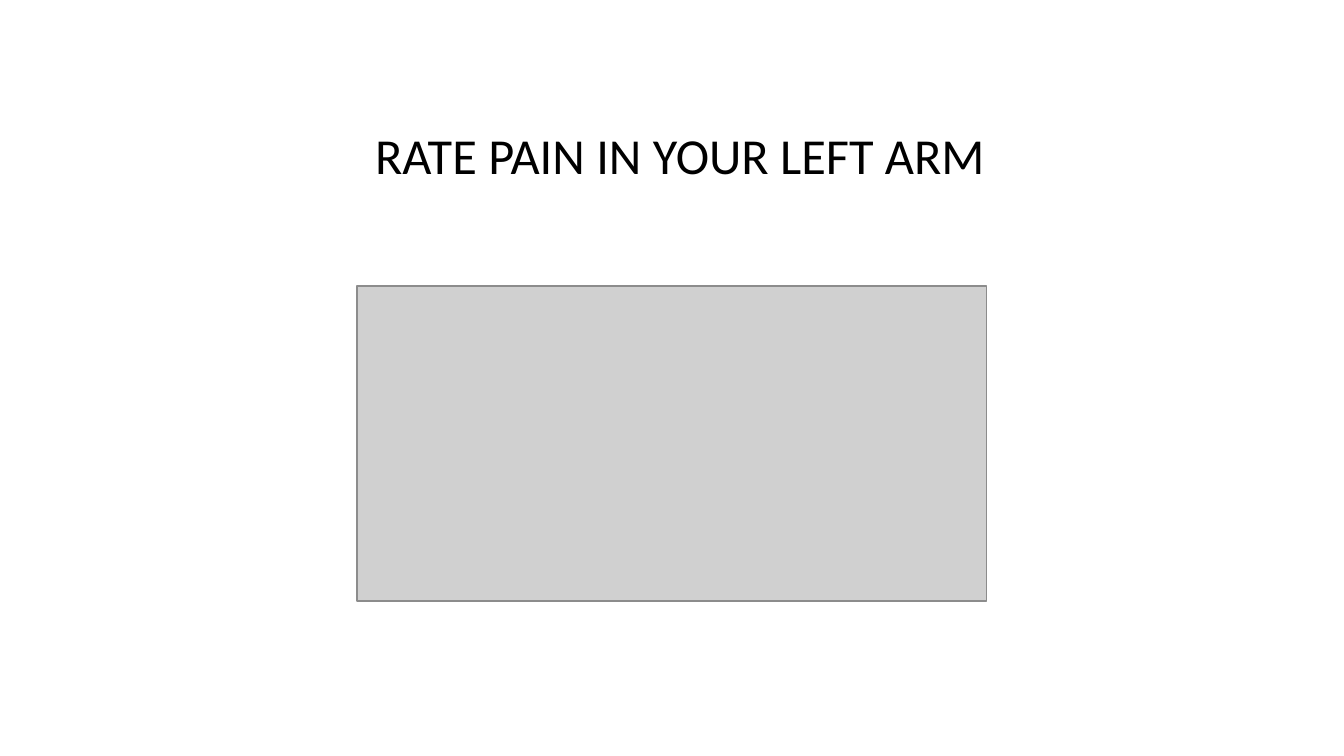
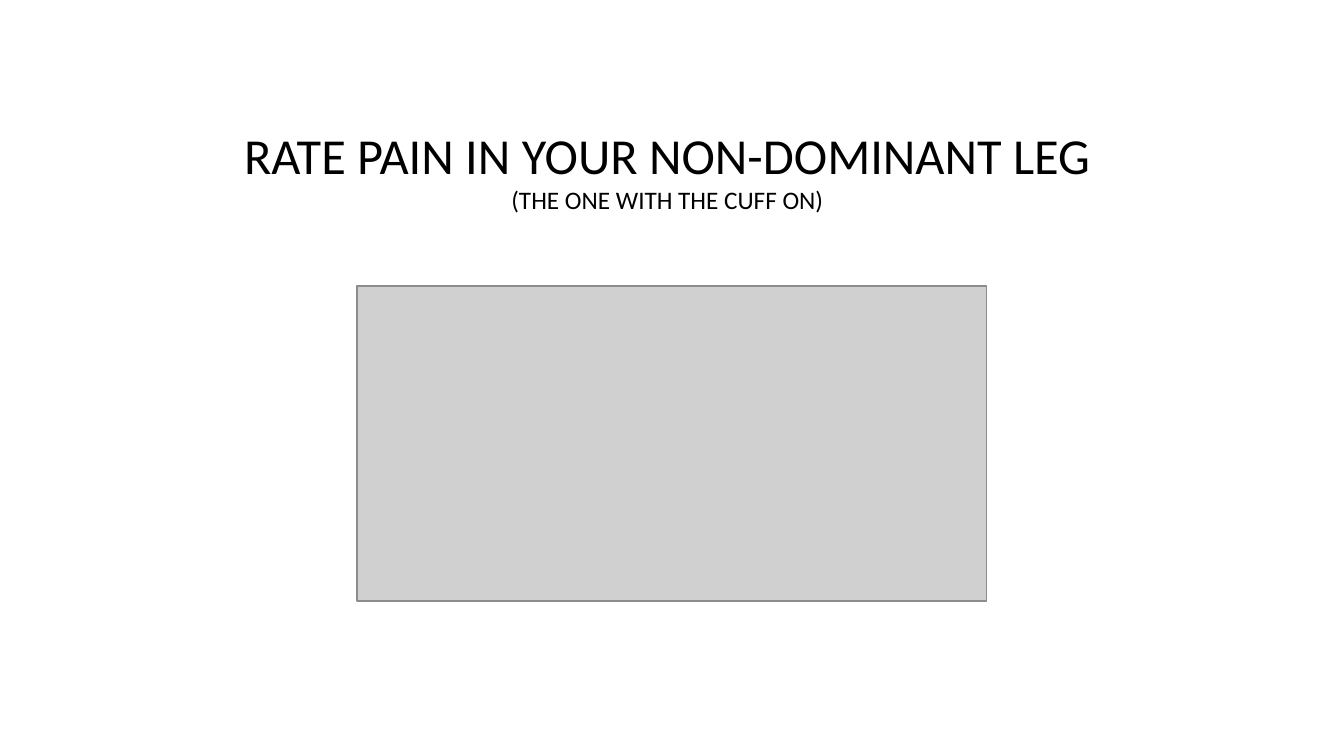
Before and after one commit to LabBench-Society/Protocols.Beta, a slide deck: slide 16 of docs/painEffort/Images.pptx. Drawn at 1344x756 pixels with LibreOffice and Linux fonts; fonts in the diff are those of the drawing; grey boxes stand for pictures. Boxes give left, top, right and bottom in pixels: in the first picture for what was removed or moved away, otherwise in the second. Text is boxed around its words. In the diff, an @@ line names an element or a change of style, - is before the commit and + after.

Commit message:
Updates Images for the Pain Effort Protocol

```diff
--- a/docs/painEffort/Images.pptx
+++ b/docs/painEffort/Images.pptx
@@ text at (244, 141, 1090, 213): text changed @@
-RATE PAIN IN YOUR LEFT ARM
+RATE PAIN IN YOUR NON-DOMINANT LEG
+(THE ONE WITH THE CUFF ON)
```
Also in this commit, not shown: 9 other slides changed, 19 other files.
